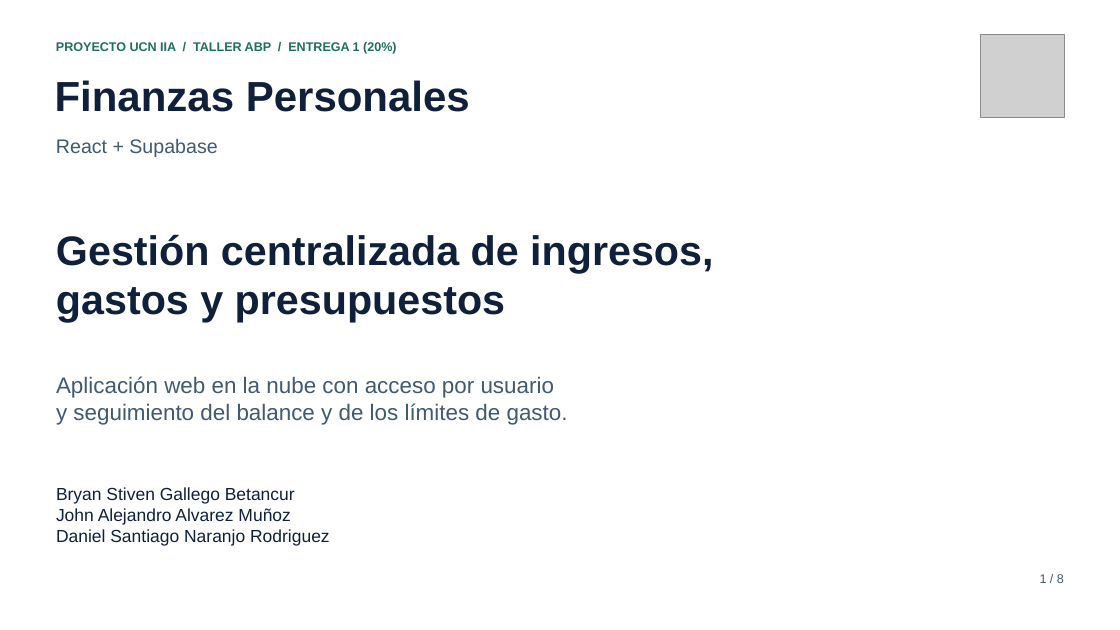
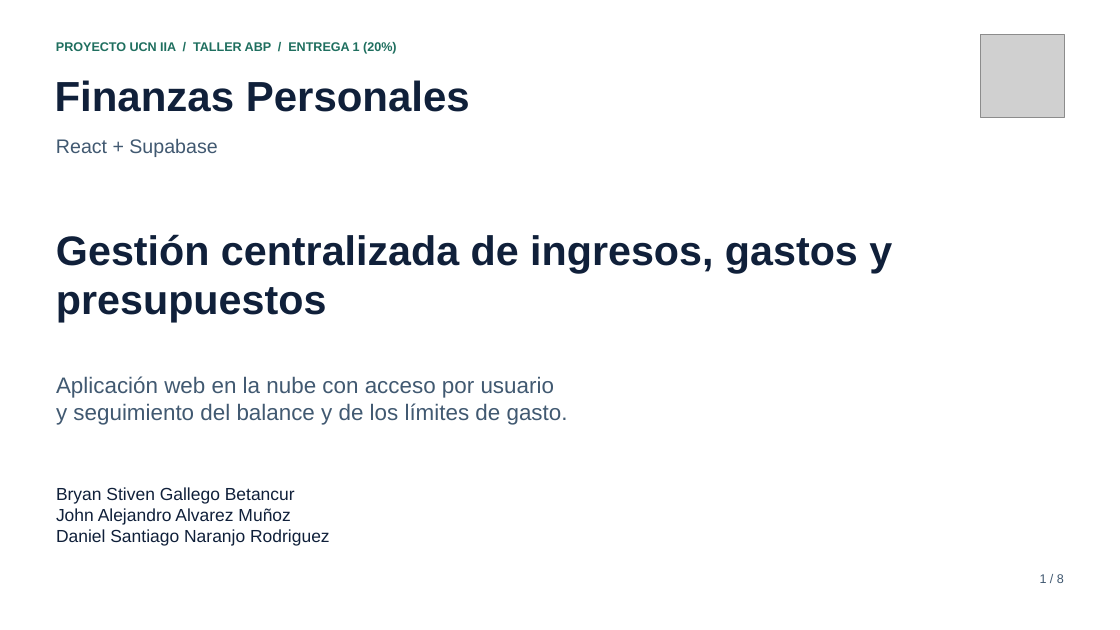
Before and after one commit to bryangallegobetancur/Personal-finance, a slide deck: slide 1 of docs/presentacion-proyecto.pptx. Drawn at 1120x630 pixels with LibreOffice and Linux fonts; fonts in the diff are those of the drawing; grey boxes stand for pictures; background and template pictures are left out. Boxes give left, top, right and bottom in pixels: in the first picture for what was removed or moved away, otherwise in the second. Text is boxed around its words. In the diff, an @@ line names an element or a change of style, - is before the commit and + after.

Commit message:
docs: actualiza presentación del proyecto

```diff
--- a/docs/presentacion-proyecto.pptx
+++ b/docs/presentacion-proyecto.pptx
@@ text at (56, 234, 892, 323): text changed @@
-Gestión centralizada de ingresos,
-gastos y presupuestos
+Gestión centralizada de ingresos, gastos y presupuestos
```
